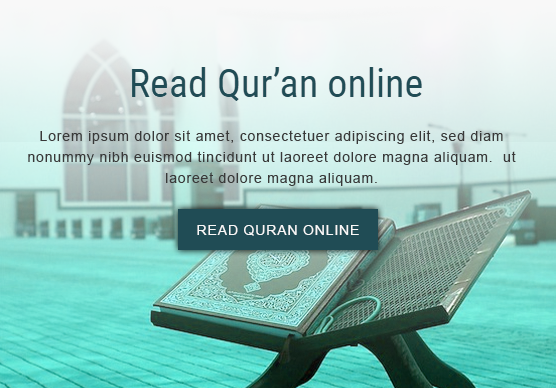
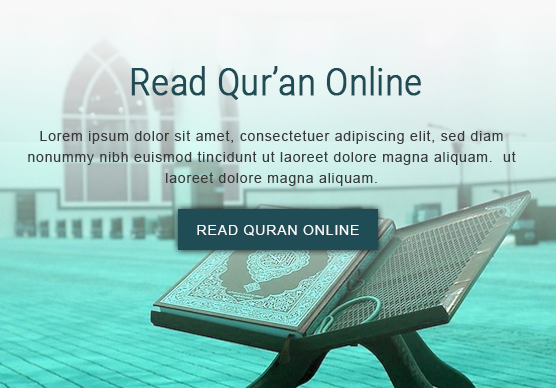
Two versions of the same layered image (556x388). Layer-by-layer changes:
added layer "Read Qur’an Online" above "Layer 3" over [131, 66, 421, 100]
hid "Layer 3" over [131, 66, 422, 101]
